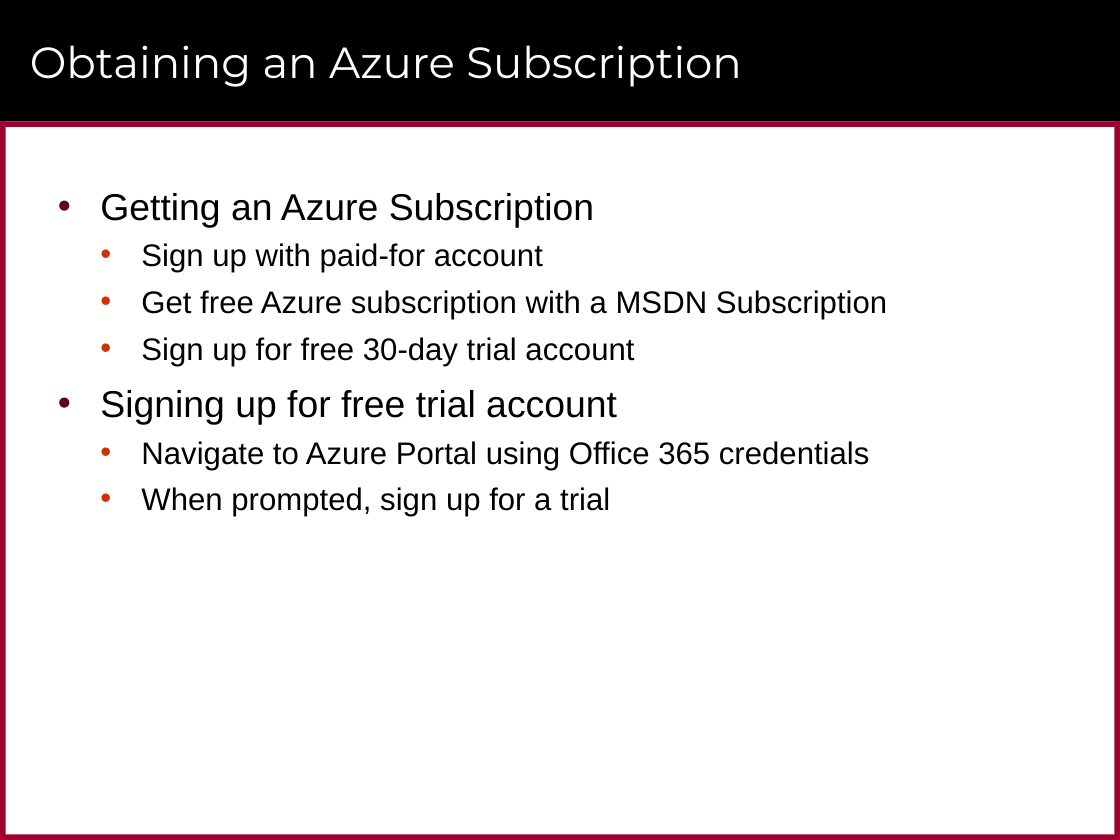
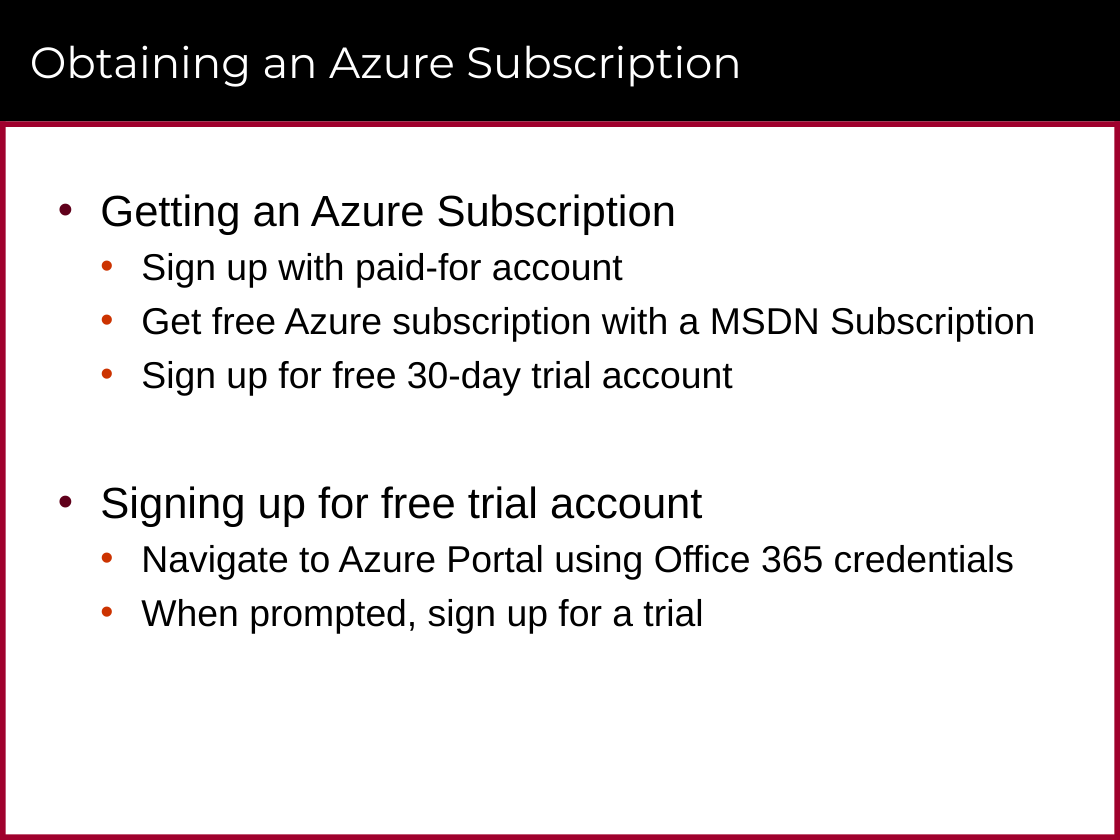
Before and after one commit to CriticalPathTraining/MSD365_Courseware, a slide deck: slide 43 of 01 GettingStarted.pptx. Drawn at 1120x840 pixels with LibreOffice and Linux fonts; fonts in the diff are those of the drawing; background and template pictures are left out. Boxes give left, top, right and bottom in pixels: in the first picture for what was removed or moved away, otherwise in the second. Text is boxed around its words. In the diff, an @@ line names an element or a change of style, - is before the commit and + after.

```diff
--- a/01 GettingStarted.pptx
+++ b/01 GettingStarted.pptx
@@ text "Getting an Azure Subscription" at [100, 194, 1035, 634]: size 24 to 28 pt in "Getting an Azure Subscription", "Signing up for free trial account"; size 20 to 24 pt in "Sign up with paid-for account", "Get free Azure subscription with a MSDN ...", "Sign up for free 30-day trial account", "Navigate to Azure Portal using Office 365 ..." and 1 more places @@
```
Also in this commit, not shown: 2 other slides changed, 1 slide removed, 5 other files.
